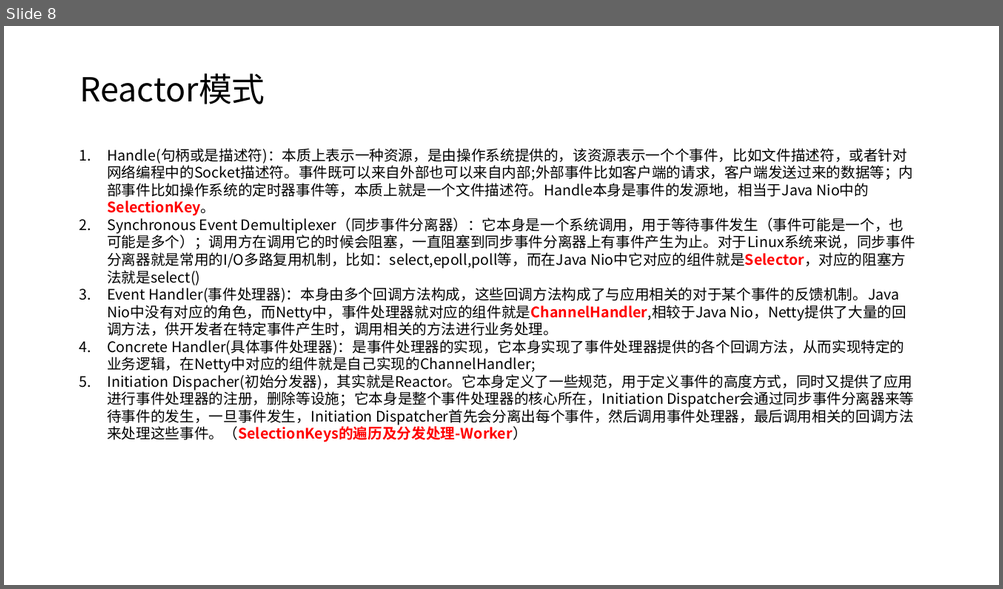
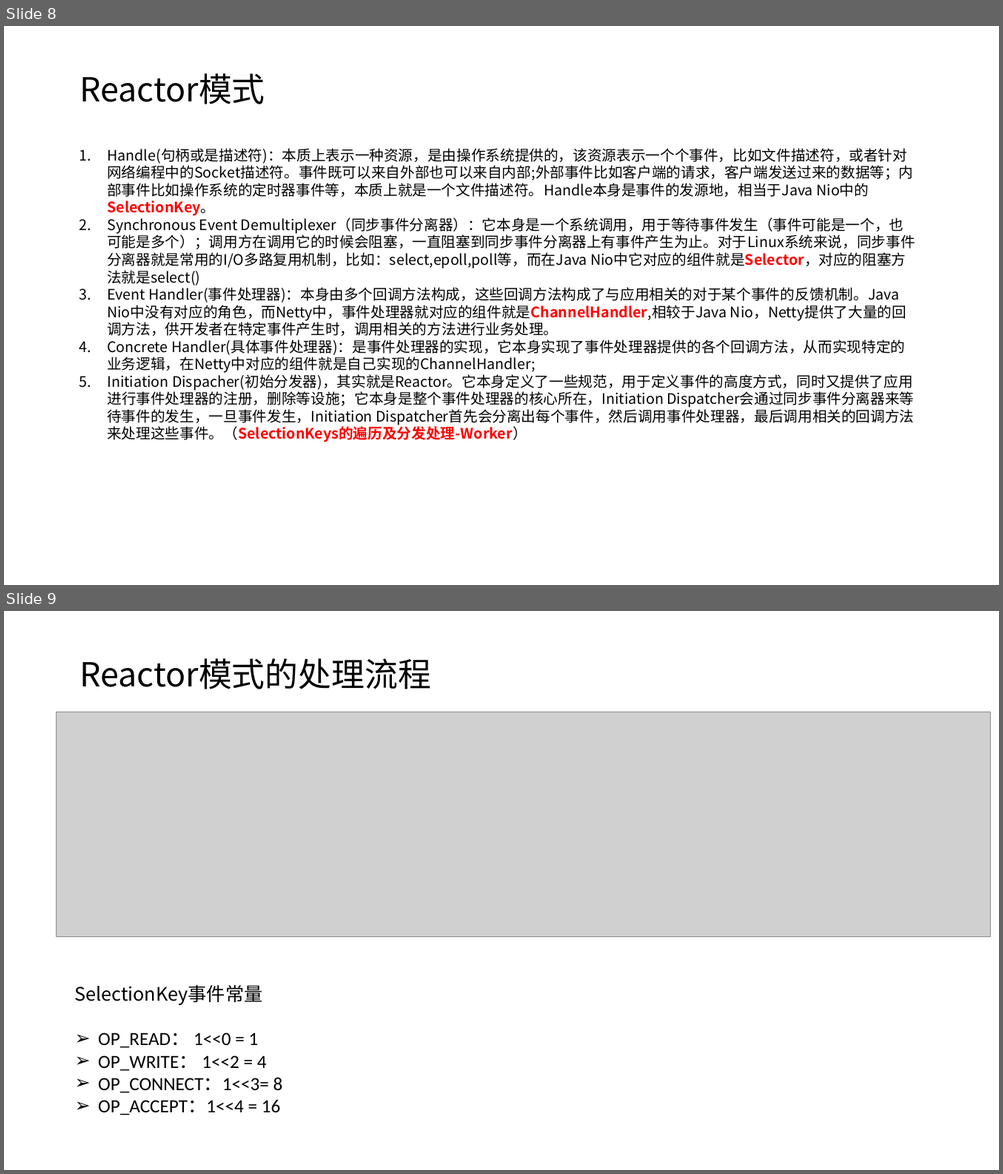
Before and after one commit to taomee517/netty-notes, a slide deck: Netty分享.pptx. Shown one above the other, each under a label of ours: slide 8 before the commit, slides 8 and 9 after it. The pictures are 1003x589 and 1003x1174 pixels, drawn with LibreOffice and Linux fonts; fonts in the diff are those of the drawing; grey boxes stand for pictures. Boxes give left, top, right and bottom in pixels: in the first picture for what was removed or moved away, otherwise in the second. Text is boxed around its words. In the diff, an @@ line names an element or a change of style, - is before the commit and + after.

```diff
--- a/Netty分享.pptx
+++ b/Netty分享.pptx
@@ slide 9 added at (4, 611, 999, 1170), background #FFFFFF @@
@@ title added at (79, 658, 430, 689), 32 pt, text #000000 @@
+Reactor模式的处理流程
@@ picture added at (57, 712, 990, 937) @@
@@ text added at (75, 985, 283, 1116), 18 pt, text #000000 @@
+SelectionKey事件常量
+➢ OP_READ： 1<<0 = 1
+➢ OP_WRITE： 1<<2 = 4
+➢ OP_CONNECT：1<<3= 8
+➢ OP_ACCEPT：1<<4 = 16
```
Also in this commit, not shown: 1 slide changed, 3 other slides added, 1 slide removed.
